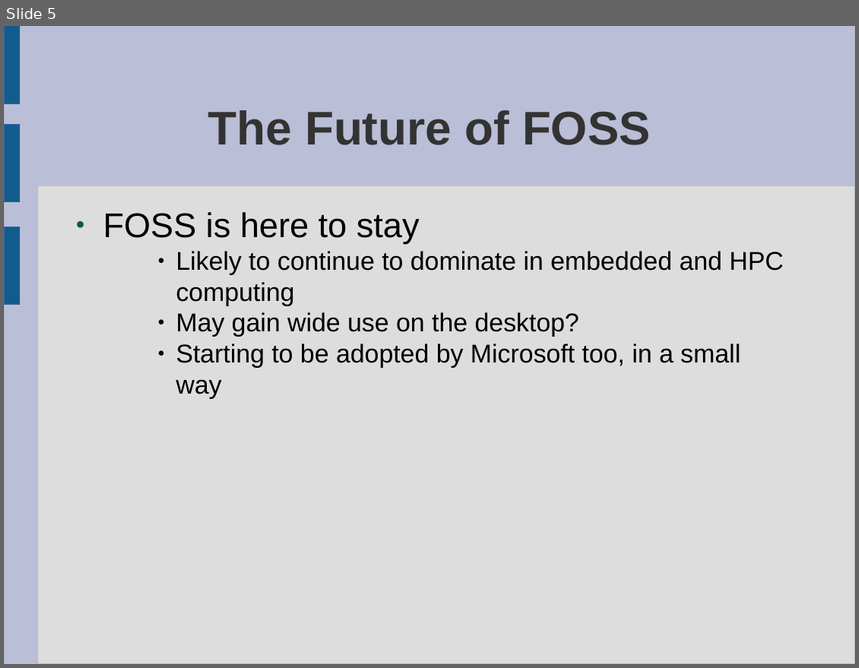
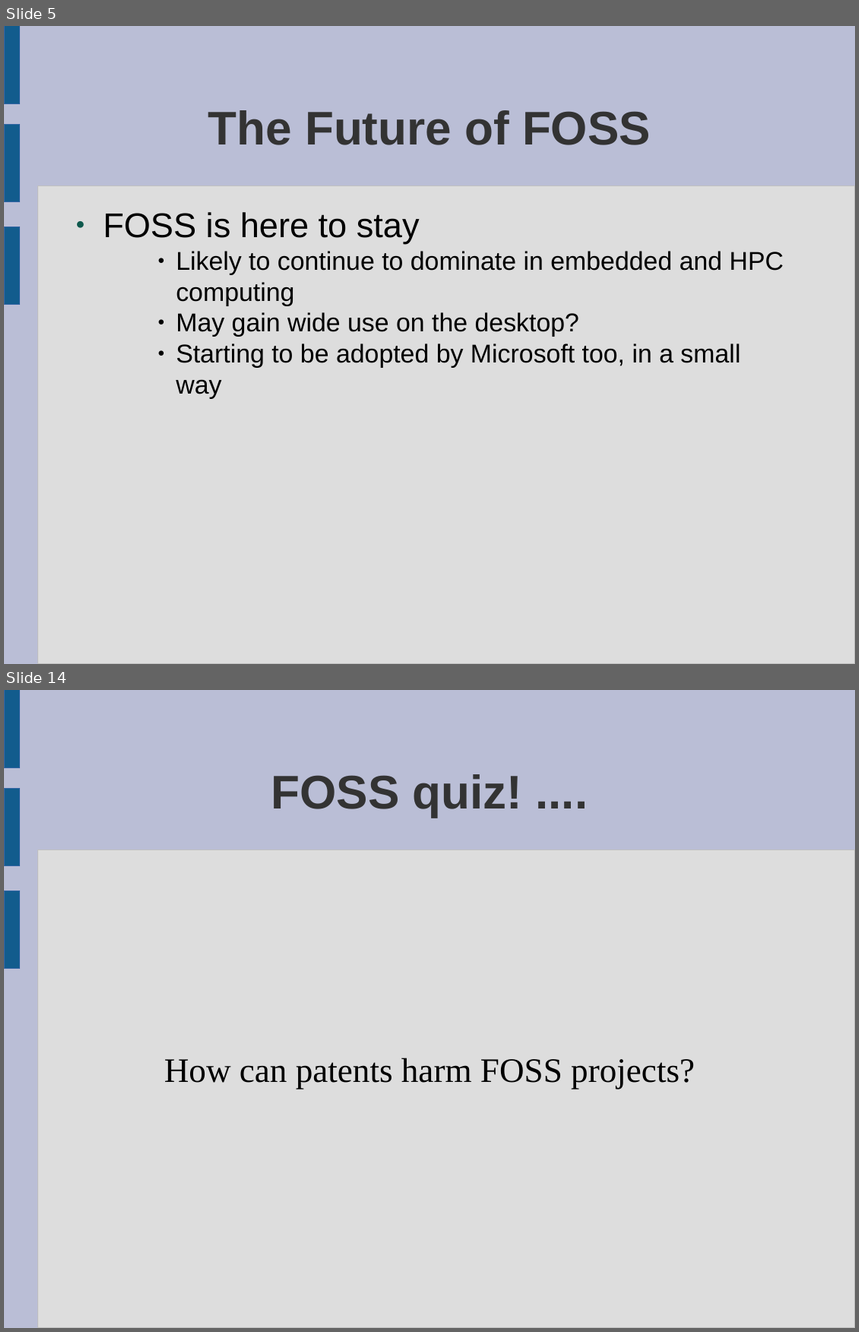
Before and after one commit to laurencesmart/comp8440, a slide deck: lectures/release_early.odp. Shown one above the other, each under a label of ours: slide 5 before the commit, slides 5 and 14 after it; the slides between them are not shown. The pictures are 859x668 and 859x1332 pixels, drawn with LibreOffice and Linux fonts; fonts in the diff are those of the drawing. Boxes give left, top, right and bottom in pixels: in the first picture for what was removed or moved away, otherwise in the second. Text is boxed around its words. In the diff, an @@ line names an element or a change of style, - is before the commit and + after.

Commit message:
added quiz to the last lecture

```diff
--- a/lectures/release_early.odp
+++ b/lectures/release_early.odp
@@ slide 14 added at [4,690,855,1328], background #BABED6; not listed: 4 template elements that a slide beside it also shows @@
@@ title added at [272,774,523,818], 44 pt, text #333333, bold @@
+FOSS quiz! ....
@@ subtitle added at [164,1058,695,1089], 32 pt, text #000000 @@
+How can patents harm FOSS projects?
```
Also in this commit, not shown: 15 other slides added.
